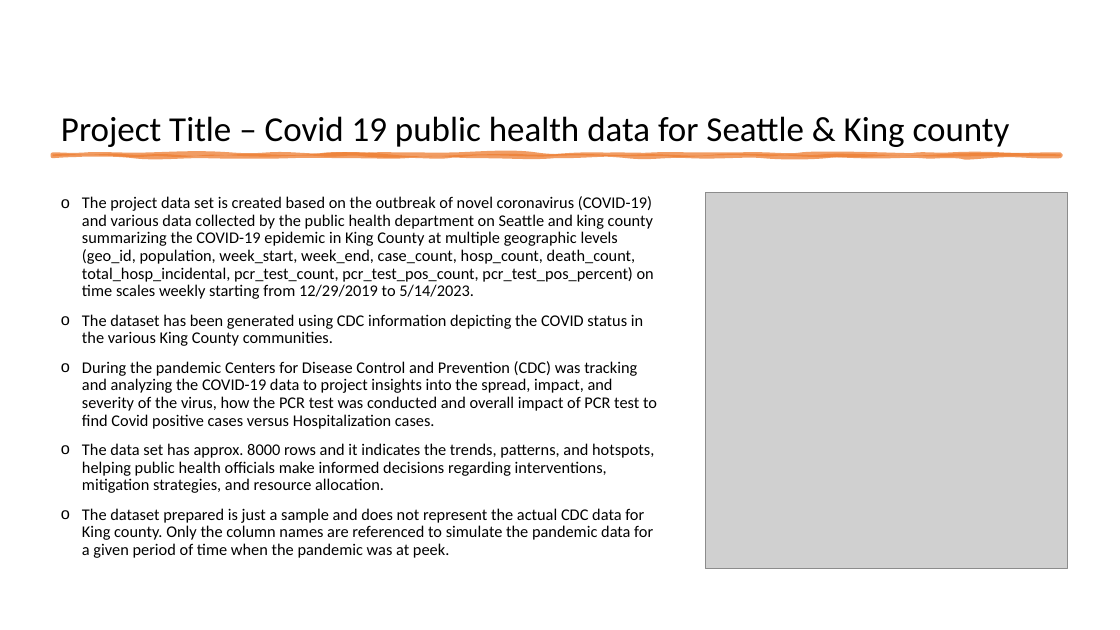
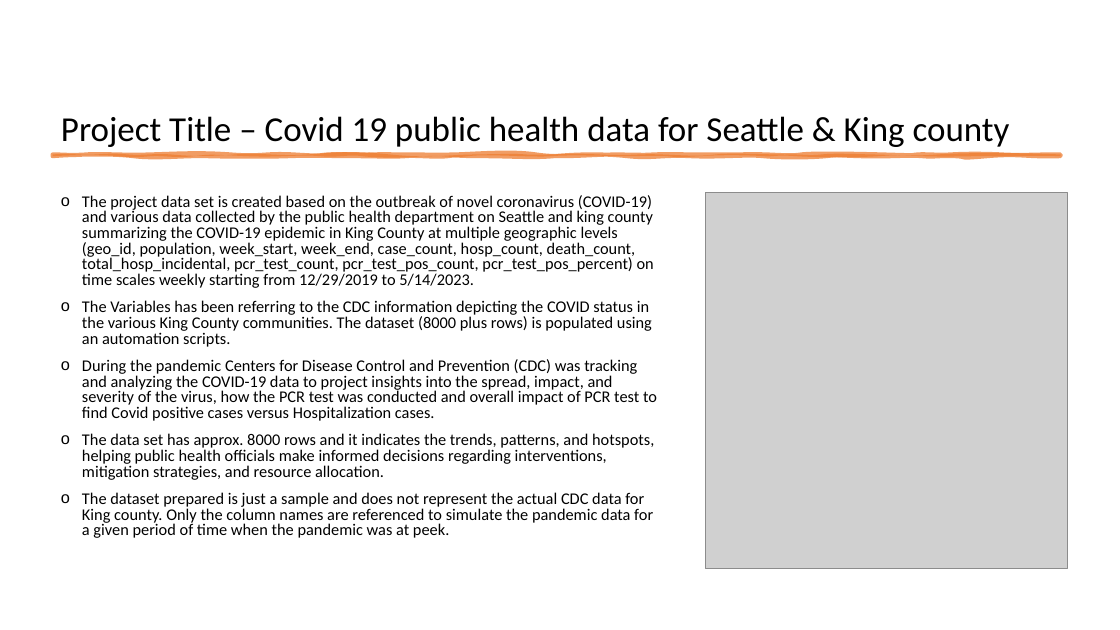
Before and after one commit to santoshgithub100/DSC530_TermEndProject, a slide deck: slide 3 of DC530 Term End Project.pptx. Drawn at 1120x630 pixels with LibreOffice and Linux fonts; fonts in the diff are those of the drawing; grey boxes stand for pictures. Boxes give left, top, right and bottom in pixels: in the first picture for what was removed or moved away, otherwise in the second. Text is boxed around its words. In the diff, an @@ line names an element or a change of style, - is before the commit and + after.

Commit message:
Updated version of the DC530 Term End Project
Updated version of the DC530 Term End Project

```diff
--- a/DC530 Term End Project.pptx
+++ b/DC530 Term End Project.pptx
@@ text at (x1=82, y1=195, x2=657, y2=538): line spacing 0.9 to 0.8 @@
@@ text at (x1=82, y1=300, x2=652, y2=347): text changed @@
-o The dataset has been generated using CDC information depicting the COVID status in the various King County communities.
+o The Variables has been referring to the CDC information depicting the COVID status in the various King County communities. The dataset (8000 plus rows) is populated using an automation scripts.
```
Also in this commit, not shown: 6 other slides changed, 8 slides added, 1 slide removed.
